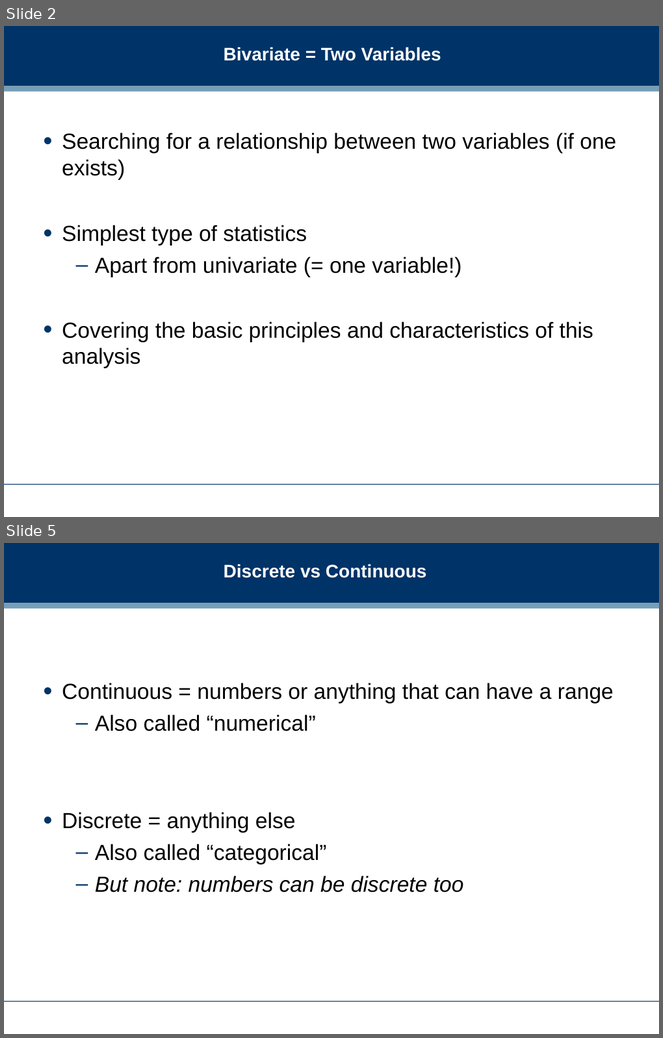
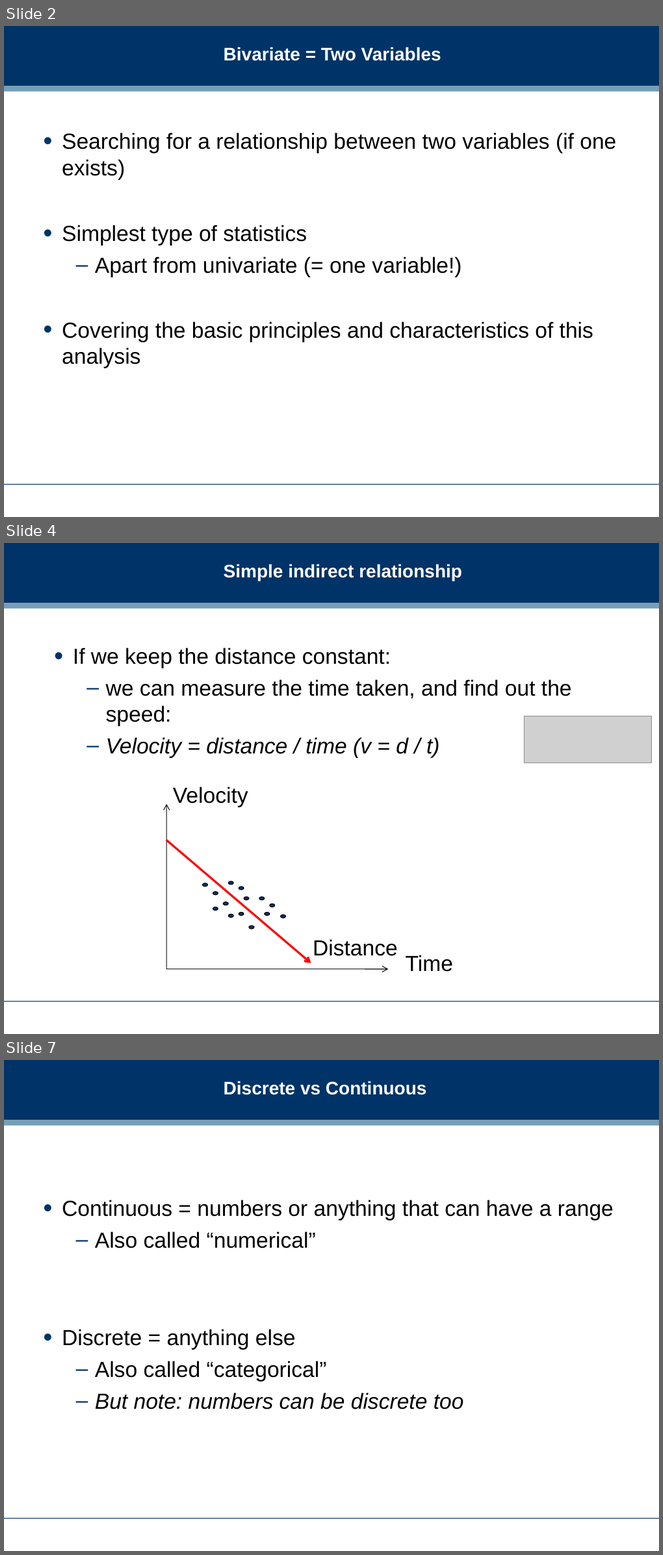
Before and after one commit to dreamind/ix, a slide deck: lectures/making-sense-data/bivariate-analysis.ppt. Shown one above the other, each under a label of ours: slides 2 and 5 before the commit, slides 2, 4 and 7 after it; the slides between them are not shown. The pictures are 663x1038 and 663x1555 pixels, drawn with LibreOffice and Linux fonts; fonts in the diff are those of the drawing; grey boxes stand for pictures; background and template pictures are left out. Boxes give left, top, right and bottom in pixels: in the first picture for what was removed or moved away, otherwise in the second. Text is boxed around its words. In the diff, an @@ line names an element or a change of style, - is before the commit and + after.

```diff
--- a/lectures/making-sense-data/bivariate-analysis.ppt
+++ b/lectures/making-sense-data/bivariate-analysis.ppt
@@ slide 4 added at [4, 543, 659, 1034], background #FFFFFF; not listed: 3 template elements that a slide beside it also shows @@
@@ title added at [224, 564, 462, 581], 20 pt, text #FFFFFF, bold @@
+Simple indirect relationship
@@ text added at [73, 648, 572, 758], 24 pt, text #000000 @@
+• If we keep the distance constant:
+  – we can measure the time taken, and find out the speed:
+  – Velocity = distance / time (v = d / t)
@@ picture added at [524, 717, 651, 763] @@
@@ text added at [173, 787, 248, 808], 24 pt, text #000000 @@
+Velocity
@@ arrow added from (166, 969) to (166, 804), #000000 0.74 pt @@
@@ arrow added from (166, 841) to (311, 964), #FF0000 2.24 pt @@
@@ ellipse added at [202, 884, 207, 887], fill #003368, outline #000000 0.74 pt @@
@@ ellipse added at [213, 891, 218, 895], fill #003368, outline #000000 0.74 pt @@
@@ ellipse added at [229, 882, 234, 885], fill #003368, outline #000000 0.74 pt @@
@@ ellipse added at [239, 887, 244, 890], fill #003368, outline #000000 0.74 pt @@
@@ ellipse added at [213, 907, 218, 910], fill #003368, outline #000000 0.74 pt @@
@@ ellipse added at [224, 902, 229, 905], fill #003368, outline #000000 0.74 pt @@
@@ ellipse added at [239, 913, 244, 916], fill #003368, outline #000000 0.74 pt @@
@@ ellipse added at [244, 897, 249, 900], fill #003368, outline #000000 0.74 pt @@
@@ ellipse added at [259, 897, 265, 900], fill #003368, outline #000000 0.74 pt @@
@@ ellipse added at [265, 913, 270, 916], fill #003368, outline #000000 0.74 pt @@
@@ ellipse added at [270, 904, 275, 907], fill #003368, outline #000000 0.74 pt @@
@@ ellipse added at [229, 915, 234, 918], fill #003368, outline #000000 0.74 pt @@
@@ ellipse added at [249, 926, 254, 929], fill #003368, outline #000000 0.74 pt @@
@@ ellipse added at [280, 915, 285, 919], fill #003368, outline #000000 0.74 pt @@
@@ text added at [313, 939, 398, 956], 24 pt, text #000000 @@
+Distance
@@ arrow added from (166, 969) to (389, 969), #000000 0.74 pt @@
@@ text added at [406, 955, 453, 972], 24 pt, text #000000 @@
+Time
@@ what was slide 5 is now slide 7 @@
```
Also in this commit, not shown: 9 slides changed, 3 other slides added, 3 slides removed.
